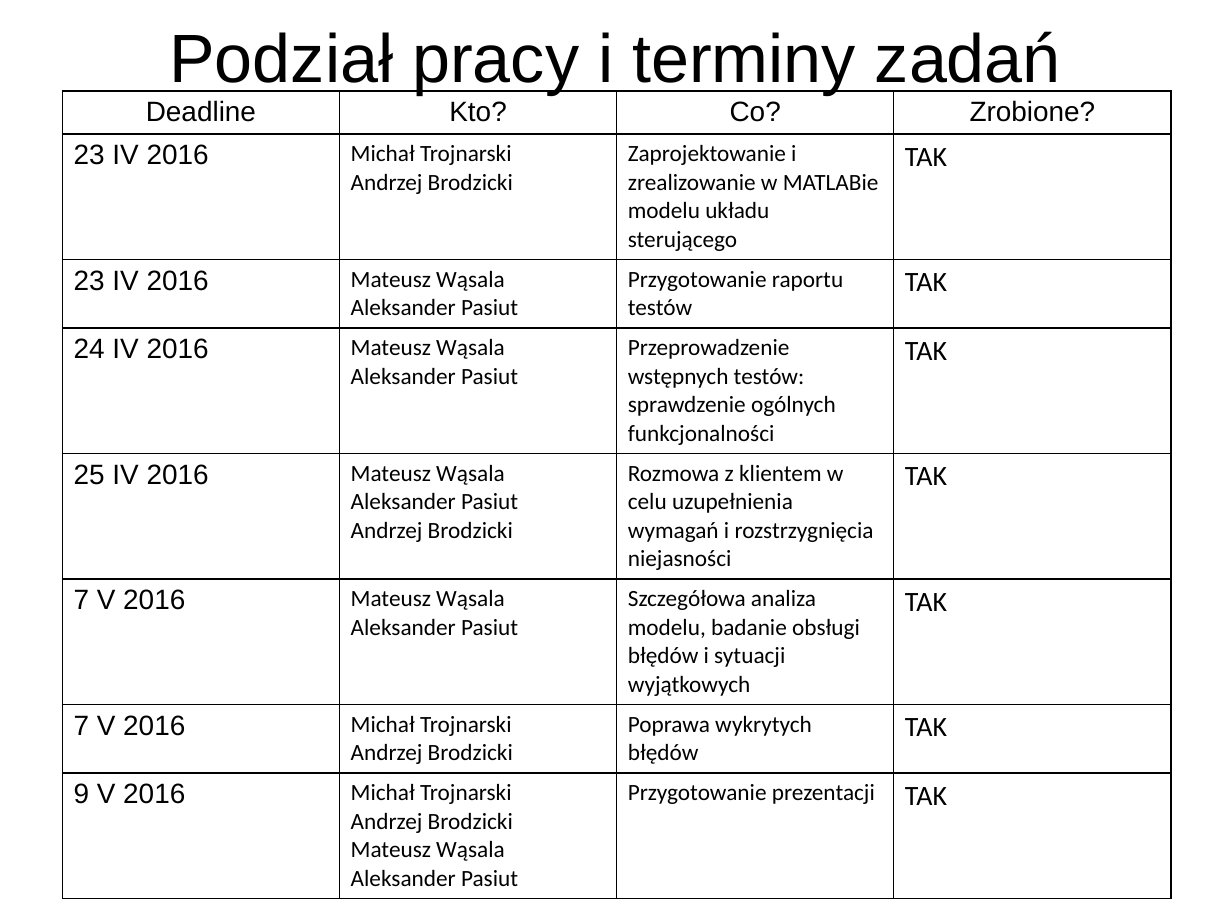
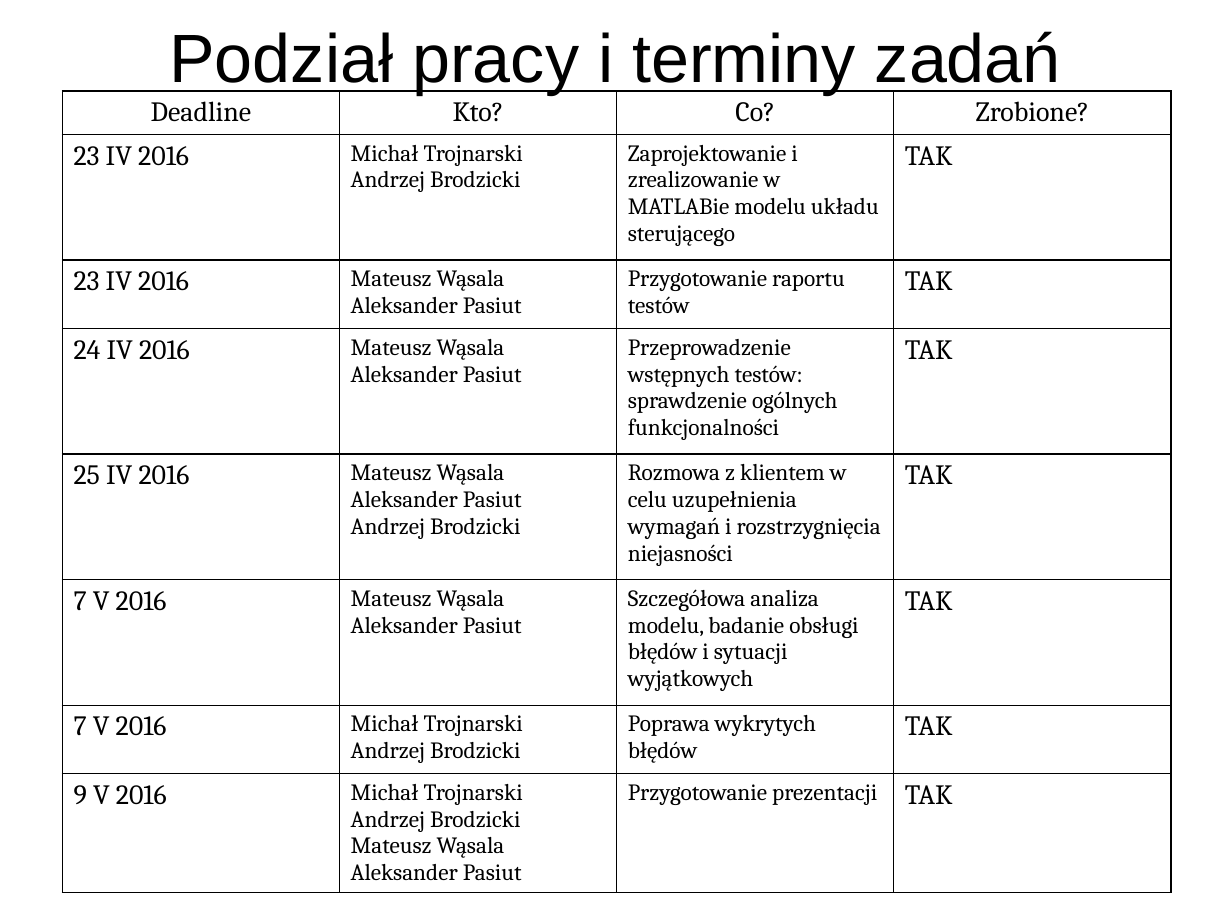
Before and after one commit to andrzejbro/APProject2_CarLights, a slide deck: slide 6 of car_lights.pptx. Drawn at 1232x924 pixels with LibreOffice and Linux fonts; fonts in the diff are those of the drawing; background and template pictures are left out. Boxes give left, top, right and bottom in pixels: in the first picture for what was removed or moved away, otherwise in the second. Text is boxed around its words. In the diff, an @@ line names an element or a change of style, - is before the commit and + after.

```diff
--- a/car_lights.pptx
+++ b/car_lights.pptx
@@ table at (63,91,1172,923) @@
@@ font Arial to Cambria in "Deadline", "Kto?", "Co?", "Zrobione?" and 7 more places @@
@@ font Calibri to Cambria in "Michał Trojnarski", "Andrzej Brodzicki", "Zaprojektowanie i zrealizowanie w MATLABie modelu układu ...", "TAK" and 24 more places @@
```
Also in this commit, not shown: 6 other slides changed, 2 other files.
